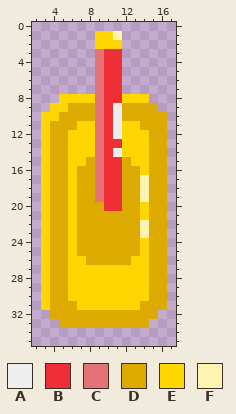
Two states of a pixel-art sprite, CasaDesDiamantes/sprites/lever_spr/layers/18f76ebf-afe3-429b-8ffa-bc3fd62ca8bd/26c2f64e-7839-4c91-a737-25d6bdc99c82.png. The picture above was drawn from the file before the commit.
The file is 20x42 pixels. Shown: x 2..17, y 0..35.
Palette (. is transparent): A #eeeeee  B #ee2f36  C #e57276  D #ddaa02  E #ffd700  F #fff3b2
Pixels before, first column x 3:
 1 ......EEF.....
 2 ......EEE.....
 3 ......CBB.....
 4 ......CBB.....
 5 ......CBB.....
 6 ......CBB.....
 7 ......CBB.....
 8 ..EEEECBBEEE..
 9 .EEDDDCBADDDD.
10 EEDDDDCBADDDDD
11 EDDDEECBAEEDDD
12 EDDEEECBAEEEDD
13 EDDEEECBBEEEDD
14 EDDEEECBAEEEDD
15 EDDEEDCBBDEEDD
16 EDDEDDCBBDDEDD
17 EDDEDDCBBDDFDD
18 EDDEDDCBBDDFDD
19 EDDEDDCBBDDFDD
20 EDDEDDDBBDDEDD
21 EDDEDDDDDDDEDD
22 EDDEDDDDDDDFDD
23 EDDEDDDDDDDFDD
24 EDDEDDDDDDDEDD
25 EDDEDDDDDDDEDD
26 EDDEEDDDDDEEDD
27 EDDEEEEEEEEEDD
28 EDDEEEEEEEEEDD
29 EDDEEEEEEEEEDD
30 EDDEEEEEEEEEDD
31 EDDDEEEEEEEDDD
32 .DDDDDDDDDDDD.
33 ..DDDDDDDDDD..
New version:
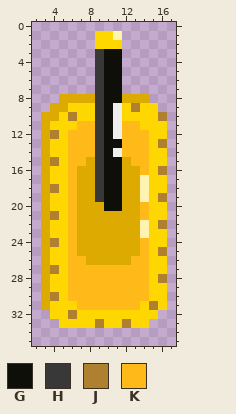
Colours new in this view: G #0f0f0a  H #383838  J #af802f  K #ffba19
Changes in this commit:
Changed rows in their new state; - is an unchanged pixel.
first column x 3:
 3 ------HGG-----
 4 ------HGG-----
 5 ------HGG-----
 6 ------HGG-----
 7 ------HGG-----
 8 --DDDDHGGDDD--
 9 -DDEEEHG-EJEE-
10 DDEJEEHG-EEEEJ
11 DEEEKKHG-KKEEE
12 DJEKKKHG-KKKEE
13 DEEKKKHGGKKKEJ
14 DEEKKKHG-KKKEE
15 DJEKK-HGG-KKEE
16 DEEK--HGG--KEJ
17 DEEK--HGG---EE
18 DJEK--HGG---EE
19 DEEK--HGG---EJ
20 DEEK---GG--KEE
21 DJEK-------KEE
22 DEEK--------EJ
23 DEEK--------EE
24 DJEK-------KEE
25 DEEK-------KEJ
26 DEEKK-----KKEE
27 DJEKKKKKKKKKEE
28 DEEKKKKKKKKKEJ
29 DEEKKKKKKKKKEE
30 DJEKKKKKKKKKEE
31 DEEEKKKKKKKEJE
32 -EEJEEEEEEEEE-
33 --EEEEJEEJEE--
